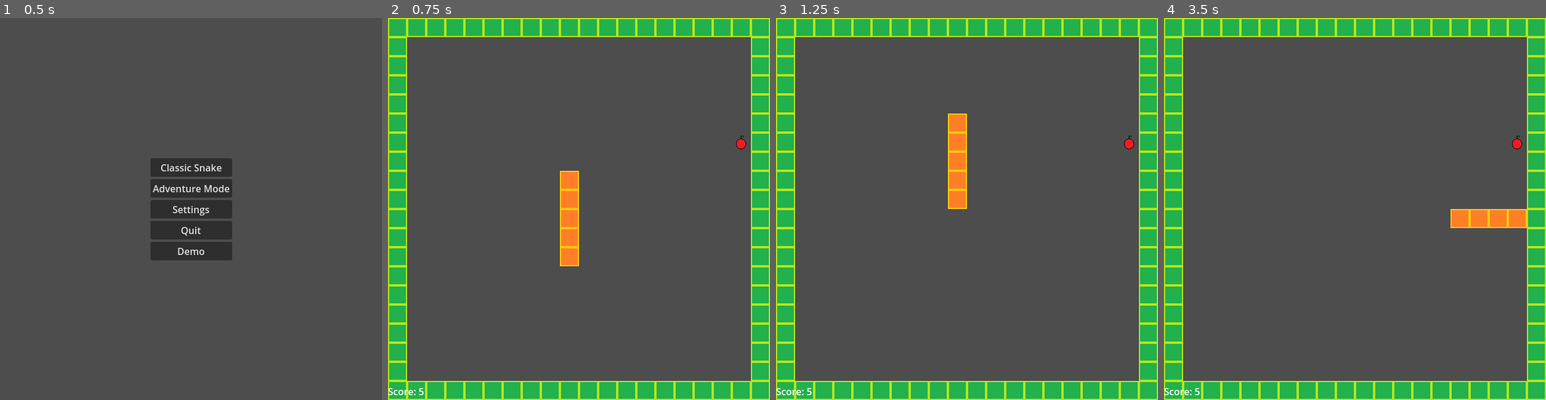
Above: before the commit, frames 1-4 (left to right).
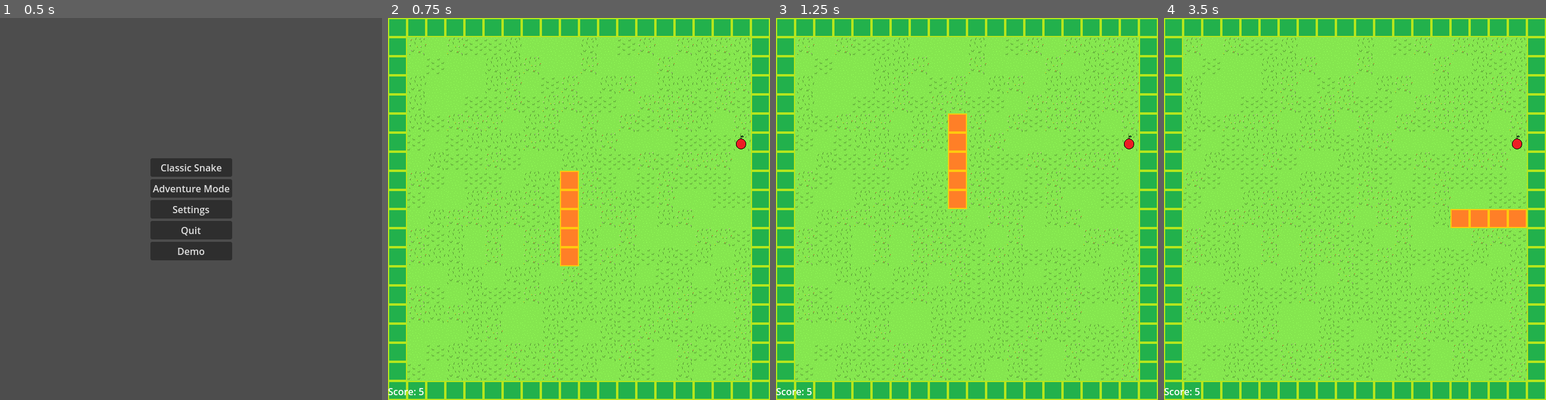
Above: after the commit, the same moments.

Repository: sethbabauta/snake-run
Game: Godot game, scene res://Scenes/menu.tscn
Two runs of this game, one before a commit and one after it. Both use one fixed random seed, a clock stepped at 60 frames per second and the inputs below.
Inputs:
- Up to frame 1 (0.5 s): no input
- Up to frame 2 (0.75 s): click "Classic Snake" at 0.5 s
- Up to frame 3 (1.25 s): no input
- Up to frame 4 (3.5 s): hold D (turn_right) 1.28-2.03 s; hold S (turn_down) 2.03-2.78 s; hold D (turn_right) from 2.78 s (still down)

Frame 1 is identical in both runs. In frame 2, 80% of the frame differs, in the area x 5-95%, y 5-95%; in frame 3, 80%; in frame 4, 80%.

Commit message:
randomly choose background

Diff:
--- a/Scenes/grass_background.tscn
+++ b/Scenes/grass_background.tscn
@@ -1,6 +1,8 @@
-[gd_scene load_steps=2 format=3 uid="uid://51e72pym3jkv"]
+[gd_scene load_steps=3 format=3 uid="uid://51e72pym3jkv"]
 
 [ext_resource type="Texture2D" uid="uid://b5mh3r3vg5517" path="res://Sprites/grass_background1.png" id="1_tbeww"]
+[ext_resource type="Script" path="res://Scripts/grass_background.gd" id="2_kje8u"]
 
 [node name="GrassBackground" type="Sprite2D"]
 texture = ExtResource("1_tbeww")
+script = ExtResource("2_kje8u")
--- a/Scripts/adventure.gd
+++ b/Scripts/adventure.gd
@@ -6,12 +6,13 @@
 const START_LENGTH = 3
 
 func _ready():
+	self.main_node._spawn_background()
 	var start_position: Vector2 = Utils.convert_simple_to_world_coordinates(Vector2(9, 9))
-	main_node.spawn_player_snake(start_position, self.START_LENGTH)
-	main_node._spawn_start_barriers()
+	self.main_node.spawn_player_snake(start_position, self.START_LENGTH)
+	self.main_node._spawn_start_barriers()
 
 	await get_tree().create_timer(0.1).timeout
-	main_node.spawn_and_place_object("Apple")
+	self.main_node.spawn_and_place_object("Apple")
 
 
 func end_game() -> void:
--- a/Scripts/classic.gd
+++ b/Scripts/classic.gd
@@ -6,12 +6,13 @@
 const START_LENGTH = 5
 
 func _ready():
+	self.main_node._spawn_background()
 	var start_position: Vector2 = Utils.convert_simple_to_world_coordinates(Vector2(9, 9))
-	main_node.spawn_player_snake(start_position, self.START_LENGTH)
-	main_node._spawn_start_barriers()
+	self.main_node.spawn_player_snake(start_position, self.START_LENGTH)
+	self.main_node._spawn_start_barriers()
 
 	await get_tree().create_timer(0.1).timeout
-	main_node.spawn_and_place_object("Apple")
+	self.main_node.spawn_and_place_object("Apple")
 
 
 func end_game() -> void:
--- a/Scripts/demo.gd
+++ b/Scripts/demo.gd
@@ -15,6 +15,8 @@
 
 
 func _ready():
+	self.main_node._spawn_background()
+
 	var start_position: Vector2 = Utils.convert_simple_to_world_coordinates(Vector2(9, 9))
 	main_node.spawn_player_snake(start_position, self.START_LENGTH)
 
--- /dev/null
+++ b/Scripts/grass_background.gd
@@ -0,0 +1,5 @@
+extends Sprite2D
+
+
+func _ready() -> void:
+	self.texture = load(Settings.GRASS_BACKGROUND_PATHS.pick_random())
--- a/Scripts/main.gd
+++ b/Scripts/main.gd
@@ -6,7 +6,7 @@
 var game_object_factory: GameEngine.GameObjectFactory
 var max_simple_size: Vector2
 var query_area: Area2D
-var background_tile: PackedScene = load(Settings.GRASS_BACKGROUND_PATH)
+var background_tile: PackedScene = load(Settings.GRASS_BACKGROUND_SCENE_PATH)
 
 
 func _init() -> void:
@@ -169,16 +169,14 @@
 			Utils.convert_simple_to_world_coordinates(position)
 	)
 	var current_tile: Sprite2D = self.background_tile.instantiate()
+	self.add_child(current_tile)
 	current_tile.global_position = world_position
 
 
-
 func _spawn_background() -> void:
-	var maxX = self.max_simple_size.x-1
-	var maxY = self.max_simple_size.y-1
-	for x in range(maxX):
-		for y in range(maxY):
-			pass
+	for x in range(self.max_simple_size.x):
+		for y in range(self.max_simple_size.y):
+			self._spawn_background_tile(Vector2(x, y))
 
 
 func _spawn_barrier(position: Vector2) -> void:
--- a/Scripts/settings.gd
+++ b/Scripts/settings.gd
@@ -3,5 +3,12 @@
 const BLUEPRINTS_PATH = "res://blueprints.txt"
 const SPRITES_PATH = "res://Sprites/"
 const PHYSICS_OBJECT_PATH = "res://Scenes/physics_object.tscn"
-const GRASS_BACKGROUND_PATH = "res://Scenes/grass_background.tscn"
 const BASE_MOVE_SPEED = 32
+
+const GRASS_BACKGROUND_SCENE_PATH = "res://Scenes/grass_background.tscn"
+const GRASS_BACKGROUND_PATHS = [
+	"res://Sprites/grass_background1.png",
+	"res://Sprites/grass_background2.png",
+	"res://Sprites/grass_background3.png",
+	"res://Sprites/grass_background4.png",
+]
Binary file added: Sprites/grass_background2.png
Not shown, added: Sprites/grass_background2.png.import
Binary file added: Sprites/grass_background3.png
Not shown, added: Sprites/grass_background3.png.import
Binary file added: Sprites/grass_background4.png
Not shown, added: Sprites/grass_background4.png.import
